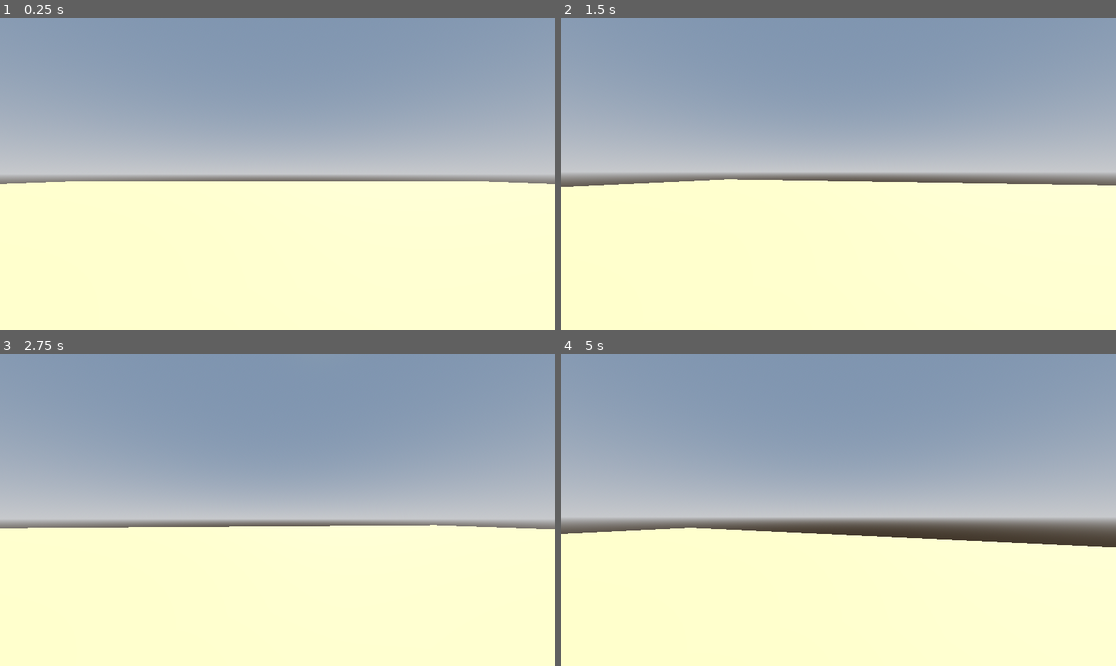
Above: before the commit, frames 1-4 (two rows, left to right).
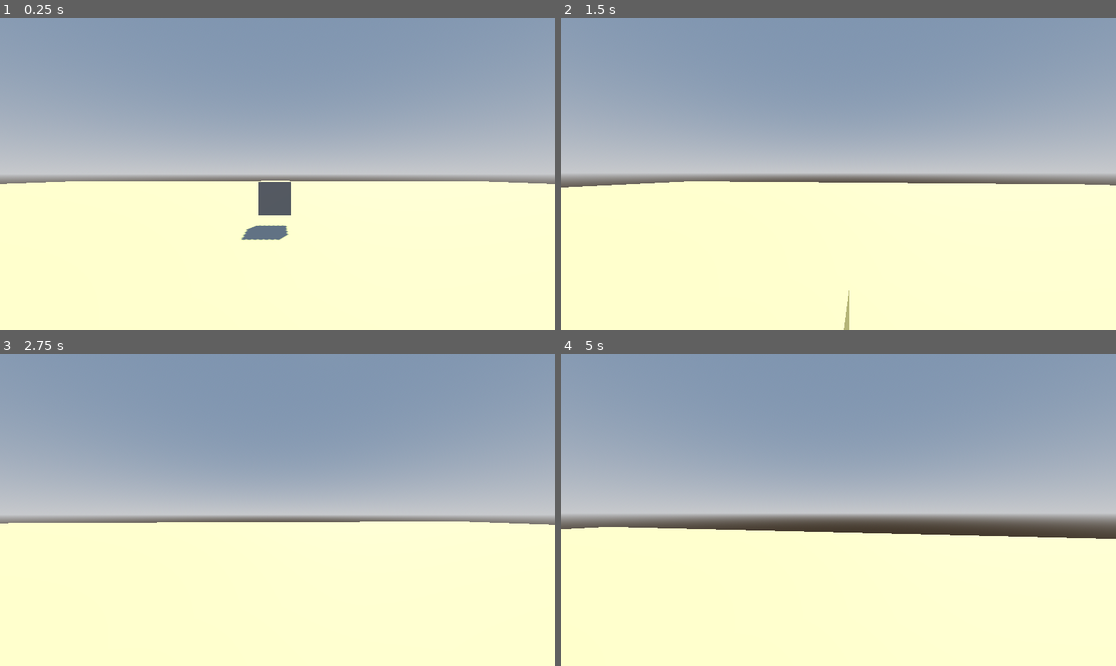
Above: after the commit, the same moments.

Repository: MerlinDaWizard/Dreadshaft
Game: Godot game, scene res://main.tscn
The game is run twice, just before and just after one commit, with the same random seed, the same clock (stepped at 60 frames per second) and the same inputs.
Inputs (mouse positions are in pixels of both pictures, inside the frame that each line leads up to):
- Up to frame 1 (0.25 s): no input
- Up to frame 2 (1.5 s): move the mouse to (866, 174) at 0.52 s; hold W (forward) from 0.53 s (still down); tap E (interact) at 0.6, 1.35 s; tap Space (jump) at 0.77 s; move the mouse to (810, 174) at 1.27 s
- Up to frame 3 (2.75 s): keep holding W (forward); tap Space (jump) at 1.52 s; move the mouse to (288, 503) at 2.02 s; hold Shift (sprint) from 2.03 s (still down); tap E (interact) at 2.3 s
- Up to frame 4 (5 s): keep holding W (forward); move the mouse to (832, 516) at 2.77 s; release Shift (sprint) at 2.78 s; tap E (interact) at 2.85, 3.6, 4.55 s; tap Space (jump) at 3.02, 3.77, 4.52 s; tap Enter at 3.5 s; move the mouse to (877, 513) at 3.52 s; move the mouse to (794, 506) at 4.27 s; tap Shift (sprint) at 4.35 s

The runs differ from the first frame. In frame 1, 1.0% of the frame differs, in the area x 43-53%, y 52-72%; in frame 2, 0.3%; in frame 3, 3.4%; in frame 4, 4.5%, in the area x 0-100%, y 51-62%.

Commit message:
Player Pickup

Diff:
--- /dev/null
+++ b/Scripts/PickupableProp.gd
@@ -0,0 +1,41 @@
+extends RigidBody3D
+
+class_name PickupableProp
+
+const ANGULAR_DAMP: float = 10.0
+
+const CONTAINER_MASK_ATTACH_MODE: int = 6
+const CONTAINER_MASK_DETACH_MODE: int = 7
+
+
+@export var snap_velocity = 20.0
+@export var let_go_distance = 0.8
+
+var prop_container: Node3D
+
+func _process(delta):
+	if prop_container:
+		move(delta)
+
+func attach(causer: Node3D):
+	#collision_mask = CONTAINER_MASK_ATTACH_MODE
+	prop_container = causer
+	angular_damp = ANGULAR_DAMP
+
+func detach():
+	#collision_mask = CONTAINER_MASK_DETACH_MODE
+	prop_container = null
+	angular_damp = -1
+
+
+func move(delta):
+
+	var direction: Vector3 = global_position.direction_to(prop_container.global_position).normalized()
+	var distance: float = global_position.distance_to(prop_container.global_position)
+
+	set_linear_velocity(direction * snap_velocity *distance)
+
+	if distance > let_go_distance:
+		print("letgo")
+		detach()
+#
--- a/Player.gd
+++ b/Scripts/Player.gd
@@ -17,11 +17,17 @@
 const BASE_FOV = 75
 const FOV_CHANGE = 1.5
 
+#Pickup mechanic
+var held_object : PickupableProp
+
 # Get the gravity from the project settings to be synced with RigidBody nodes.
 var gravity = ProjectSettings.get_setting("physics/3d/default_gravity")
 
+#OnReadies
 @onready var head = $Head
 @onready var camera = $Head/Camera3D
+@onready var camera_raycast = $Head/Camera3D/CameraRay
+@onready var hold_position = $Head/Camera3D/HoldPosition
 
 func _ready():
 	Input.set_mouse_mode(Input.MOUSE_MODE_CAPTURED);
@@ -40,6 +46,8 @@
 
 	_handle_head_bob(delta)
 	_handle_FOV(delta)
+
+	_handle_pickup()
 
 	move_and_slide()
 
@@ -82,3 +90,17 @@
 	var velocity_clamped = clamp(velocity.length(), 0.5, SPRINT_SPEED *2)
 	var target_fov = BASE_FOV + FOV_CHANGE * velocity_clamped
 	camera.fov = lerp(camera.fov,target_fov, delta*8.0)
+
+func _handle_pickup() -> void:
+	if Input.is_action_just_pressed("interact"):
+		var object = camera_raycast.get_collider()
+
+		if object is PickupableProp and !held_object:
+			held_object = object
+			held_object.attach(hold_position)
+		elif held_object is PickupableProp:
+			held_object.detach()
+			held_object = null
+
+	if held_object and held_object.prop_container != hold_position:
+		held_object = null
--- a/main.tscn
+++ b/main.tscn
@@ -1,8 +1,9 @@
-[gd_scene load_steps=10 format=3 uid="uid://cjq0d60i8pvu3"]
+[gd_scene load_steps=13 format=3 uid="uid://cjq0d60i8pvu3"]
 
-[ext_resource type="Script" path="res://Player.gd" id="1_xr11x"]
-[ext_resource type="Material" path="res://Materials/Standart Light Blue Material.tres" id="2_83j6f"]
+[ext_resource type="Script" path="res://Scripts/Player.gd" id="1_xr11x"]
+[ext_resource type="Material" uid="uid://u17hah2qf0ec" path="res://Materials/Standart Light Blue Material.tres" id="2_83j6f"]
 [ext_resource type="Texture2D" uid="uid://c672jm87el7cu" path="res://Materials/fern_by_murachan15_dg7wcy4-pre.png" id="3_4n8av"]
+[ext_resource type="Script" path="res://Scripts/PickupableProp.gd" id="4_uug27"]
 
 [sub_resource type="ProceduralSkyMaterial" id="ProceduralSkyMaterial_t8xy5"]
 sky_horizon_color = Color(0.64625, 0.65575, 0.67075, 1)
@@ -24,6 +25,11 @@
 [sub_resource type="StandardMaterial3D" id="StandardMaterial3D_a5pwx"]
 transparency = 1
 albedo_texture = ExtResource("3_4n8av")
+
+[sub_resource type="BoxMesh" id="BoxMesh_w343d"]
+
+[sub_resource type="ConvexPolygonShape3D" id="ConvexPolygonShape3D_7jcao"]
+points = PackedVector3Array(-0.5, -0.5, -0.5, 0.5, 0.5, 0.5, 0.5, -0.5, 0.5, 0.5, 0.5, -0.5, -0.5, 0.5, 0.5, 0.5, -0.5, -0.5, -0.5, -0.5, 0.5, -0.5, 0.5, -0.5)
 
 [node name="Main" type="Node3D"]
 
@@ -50,6 +56,12 @@
 transform = Transform3D(1, 0, 0, 0, 1, 0, 0, 0, 1, 0, 2.17689, 0)
 
 [node name="Camera3D" type="Camera3D" parent="PlayerBody3D/Head"]
+
+[node name="CameraRay" type="RayCast3D" parent="PlayerBody3D/Head/Camera3D"]
+target_position = Vector3(0, 0, -3.6)
+
+[node name="HoldPosition" type="Node3D" parent="PlayerBody3D/Head/Camera3D"]
+transform = Transform3D(1, 0, 0, 0, 1, 0, 0, 0, 1, 0, 0, -2)
 
 [node name="LevelLayout" type="Node3D" parent="."]
 
@@ -90,3 +102,16 @@
 transform = Transform3D(8.67653, 0, 0, 0, 1, 0, 0, 0, 1.78548, -0.272516, 3.45764, 21.6173)
 use_collision = true
 material = ExtResource("2_83j6f")
+
+[node name="RigidBodyObjects" type="Node3D" parent="LevelLayout"]
+
+[node name="Pickupable Box" type="RigidBody3D" parent="LevelLayout/RigidBodyObjects" groups=["Pickupable"]]
+transform = Transform3D(1, 0, 0, 0, 1, 0, 0, 0, 1, 0, 1.39206, -6.39864)
+script = ExtResource("4_uug27")
+let_go_distance = 1.0
+
+[node name="MeshInstance3D" type="MeshInstance3D" parent="LevelLayout/RigidBodyObjects/Pickupable Box"]
+mesh = SubResource("BoxMesh_w343d")
+
+[node name="CollisionShape3D" type="CollisionShape3D" parent="LevelLayout/RigidBodyObjects/Pickupable Box"]
+shape = SubResource("ConvexPolygonShape3D_7jcao")
--- a/project.godot
+++ b/project.godot
@@ -15,12 +15,15 @@
 config/features=PackedStringArray("4.2", "GL Compatibility")
 config/icon="res://icon.svg"
 
+[debug]
+
+gdscript/warnings/untyped_declaration=1
+gdscript/warnings/inferred_declaration=1
+
 [display]
 
-window/size/viewport_width=1920
-window/size/viewport_height=1080
-window/size/mode=3
-window/size/borderless=true
+window/size/viewport_width=960
+window/size/viewport_height=540
 
 [dotnet]
 
